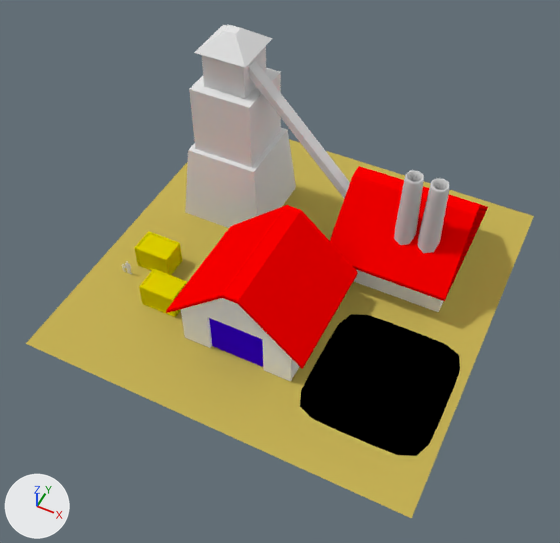
A saved change to the Blender file trunk/data/models/coalmine.blend.
Before and after are seen from a 50 mm camera at (11.3, -24.8, 30.7) aimed at (0.3, -2.7, 3.2). Arrows for +X, +Y and +Z are at lower left; the lights stay in place.

The older version as bpy lines, for what is in view:
```python
me_cube = bpy.data.meshes.new('Cube')
me_cube.from_pydata(...)  # 16 vertices, 9 faces; spans x -1.54..1.54, y -0.77..0.77, z -1.31..1.31
me_cube.polygons.foreach_set('use_smooth', [True] * 9)
me_cube.materials.append(mat_coal_001)  # black #000000
me_cube_005 = bpy.data.meshes.new('Cube.005')
me_cube_005.from_pydata(...)  # 25 vertices, 20 faces; spans x -1.36..3.39, y -3.28..2.73, z -1.41..1.39
me_cube_005.materials.append(mat_window)  # white #e7e7e7
me_cube_013 = bpy.data.meshes.new('Cube.013')
me_cube_013.from_pydata([(0.2, 0.24, -0.15), (0.2, 0.24, 0.19), (-0.14, 0.24, 0.19), (-0.14, 0.24, -0.15), (-0.8, -0.28, -0.81), (-0.8, -0.28, 0.85), (0.86, -0.28, 0.85), (0.86, -0.28, -0.81), (3.38, -6.25, 0.33)], [], [(0, 3, 2, 1), (0, 3, 4, 7), (5, 4, 3, 2), (6, 5, 2, 1), (1, 0, 7, 6)])
me_cube_013.materials.append(mat_roof)  # white #e7e7e7
ob_cube_001 = bpy.data.objects.new('Cube.001', me_cube)
ob_cube_001.location = (6.37, -4.2, 1.3)
ob_cube_001.rotation_euler = (1.571, 0.0, -1.571)  # degrees (90, 0, -90)
ob_cube_001.scale = (-2.2, 1.68, -2.43)
_m = ob_cube_001.modifiers.new('Subdivision', 'SUBSURF')
_m.render_levels = 1
ob_cube_009 = bpy.data.objects.new('Cube.009', me_cube_013)
ob_cube_009.location = (-5.42, 3.84, 10.55)
ob_cube_009.rotation_euler = (1.571, 0.0, -1.571)  # degrees (90, 0, -90)
ob_cube_009.scale = (1.68, 1.68, 1.68)
ob_cube_012 = bpy.data.objects.new('Cube.012', me_cube_005)
ob_cube_012.location = (-5.47, 3.87, 5.5)
ob_cube_012.rotation_euler = (1.571, 0.0, -1.571)  # degrees (90, 0, -90)
ob_cube_012.scale = (1.68, 1.68, 1.68)
# also in view: 'Cube.006' at (-7.0, -2.5, 0.7); 'Cube.011' at (4.5, 3.8, 2.4); 'Plane' at (0.0, 0.0, 0.0); 'Cube.004' at (-0.3, -3.3, 3.3); 'Cube.007' at (-5.3, -4.7, 0.7)
```
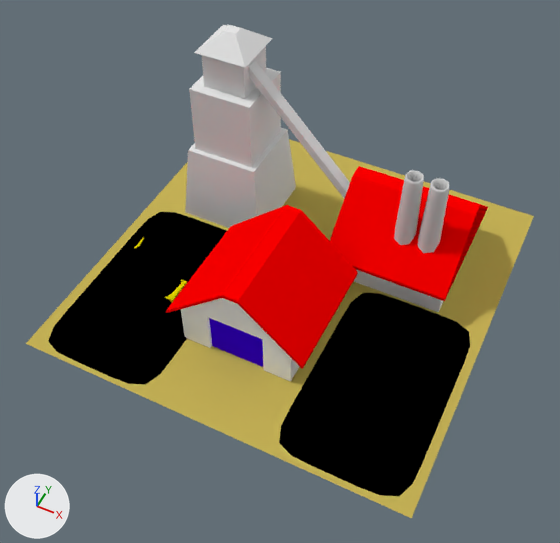
Commit message: Coalmine tiles

What changed in the scene script:
```text
Add ob_cube_014:
    ob_cube_014 = bpy.data.objects.new('Cube.014', me_cube.copy())  # the mesh of ob_cube_001
    ob_cube_014.location = (-6.27, -4.2, 1.3)
    ob_cube_014.rotation_euler = (1.571, 0.0, -1.571)  # degrees (90, 0, -90)
    ob_cube_014.scale = (-2.2, 1.68, -2.43)
    _m = ob_cube_014.modifiers.new('Subdivision', 'SUBSURF')
    _m.render_levels = 1
Add ob_cube_015:
    ob_cube_015 = bpy.data.objects.new('Cube.015', me_cube.copy())  # the mesh of ob_cube_001
    ob_cube_015.location = (-6.27, -2.18, 1.3)
    ob_cube_015.rotation_euler = (1.571, 0.0, -1.571)  # degrees (90, 0, -90)
    ob_cube_015.scale = (-2.2, 1.68, -2.43)
    _m = ob_cube_015.modifiers.new('Subdivision', 'SUBSURF')
    _m.render_levels = 1
Add ob_cube_016:
    ob_cube_016 = bpy.data.objects.new('Cube.016', me_cube.copy())  # the mesh of ob_cube_001
    ob_cube_016.location = (-6.27, -6.36, 1.3)
    ob_cube_016.rotation_euler = (1.571, 0.0, -1.571)  # degrees (90, 0, -90)
    ob_cube_016.scale = (-2.2, 1.68, -2.43)
    _m = ob_cube_016.modifiers.new('Subdivision', 'SUBSURF')
    _m.render_levels = 1
Add ob_cube_017:
    ob_cube_017 = bpy.data.objects.new('Cube.017', me_cube.copy())  # the mesh of ob_cube_001
    ob_cube_017.location = (6.37, -2.61, 1.3)
    ob_cube_017.rotation_euler = (1.571, 0.0, -1.571)  # degrees (90, 0, -90)
    ob_cube_017.scale = (-2.2, 1.68, -2.43)
    _m = ob_cube_017.modifiers.new('Subdivision', 'SUBSURF')
    _m.render_levels = 1
Add ob_cube_018:
    ob_cube_018 = bpy.data.objects.new('Cube.018', me_cube.copy())  # the mesh of ob_cube_001
    ob_cube_018.location = (6.37, -6.3, 1.3)
    ob_cube_018.rotation_euler = (1.571, 0.0, -1.571)  # degrees (90, 0, -90)
    ob_cube_018.scale = (-2.2, 1.68, -2.43)
    _m = ob_cube_018.modifiers.new('Subdivision', 'SUBSURF')
    _m.render_levels = 1
```

Changed parts and their boxes (x1, y1, x2, y2) in the pictures (560 x 543 px):
'Cube.018', added (black)
    after: (279, 359, 438, 496)
'Cube.016', added (black)
    after: (48, 271, 187, 384)
'Cube.017', added (black)
    after: (330, 293, 470, 401)
'Cube.015', added (black)
    after: (119, 212, 227, 277)
'Cube.014', added (black)
    after: (93, 245, 191, 332)
'Cube.001', unchanged, covered by the edit
    before: (300, 314, 460, 456)
    after: (313, 334, 449, 433)
'Cube.006', unchanged, covered by the edit
    before: (134, 231, 183, 275)
    after: (134, 237, 144, 249)
'Cube.007', unchanged, covered by the edit
    before: (139, 269, 187, 317)
    after: (165, 279, 187, 303)
